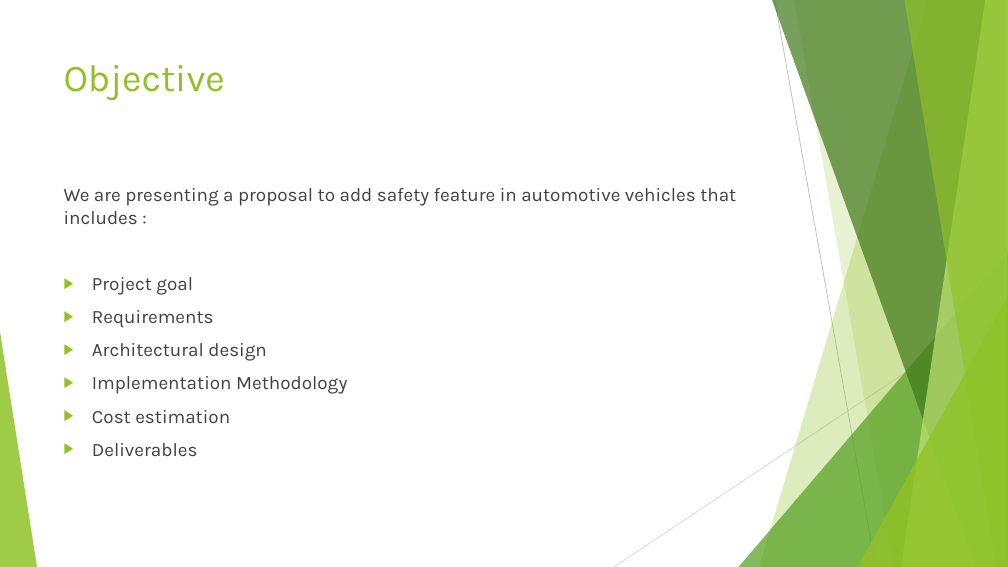
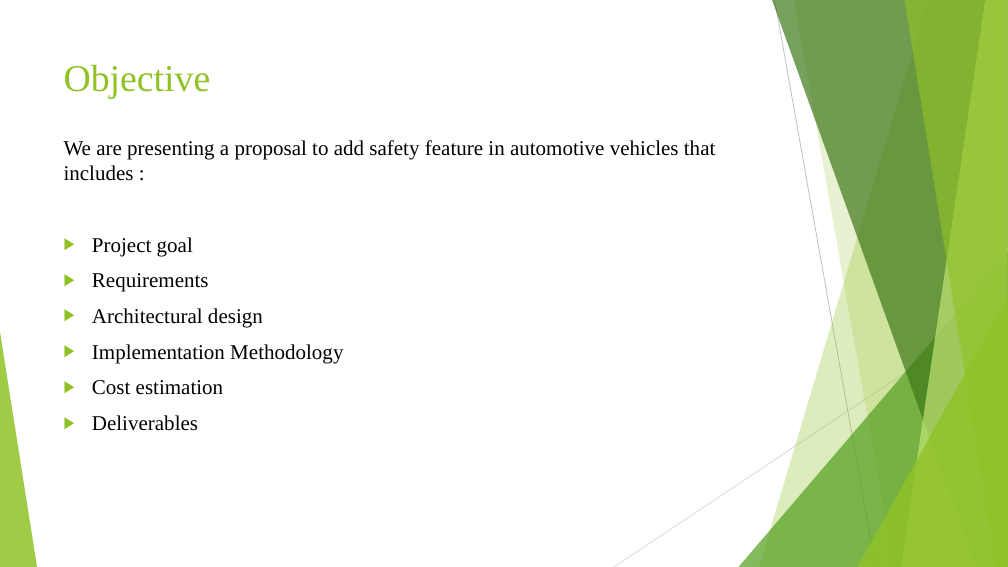
Before and after one commit to BusAI-Self-Driving-Car/Automatic-Braking-System, a slide deck: slide 2 of Project-Proposal/Automatic Braking System.pptx. Drawn at 1008x567 pixels with LibreOffice and Linux fonts; fonts in the diff are those of the drawing. Boxes give left, top, right and bottom in pixels: in the first picture for what was removed or moved away, otherwise in the second. Text is boxed around its words. In the diff, an @@ line names an element or a change of style, - is before the commit and + after.

```diff
--- a/Project-Proposal/Automatic Braking System.pptx
+++ b/Project-Proposal/Automatic Braking System.pptx
@@ title "Objective" at (64,64,211,99): font Karla to Times New Roman @@
@@ text "We are presenting a proposal ...": place and size @@
-text "We are presenting a proposal ..." at (64,188,736,456)
+text "We are presenting a proposal ..." at (64,140,715,431)
@@ text "We are presenting a proposal ..." at (64,140,715,431): size 18 to 20 pt, font Karla to Times New Roman, text colour #404040 to #000000 @@
```
Also in this commit, not shown: 8 other slides changed.
